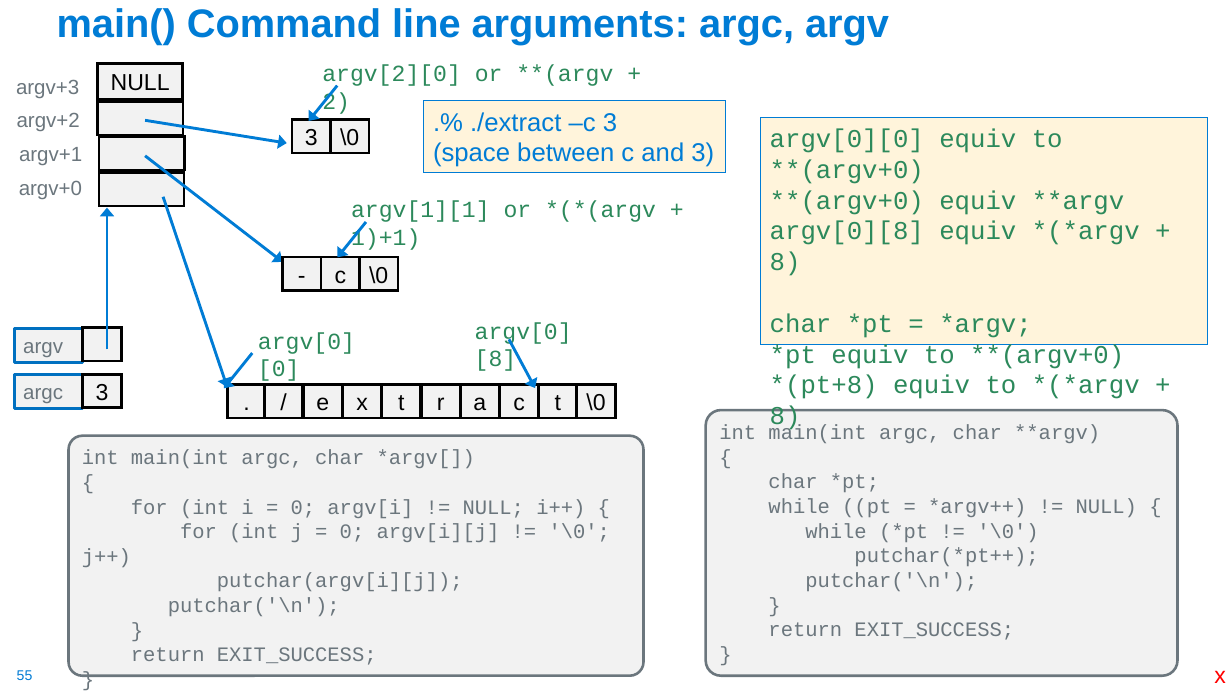
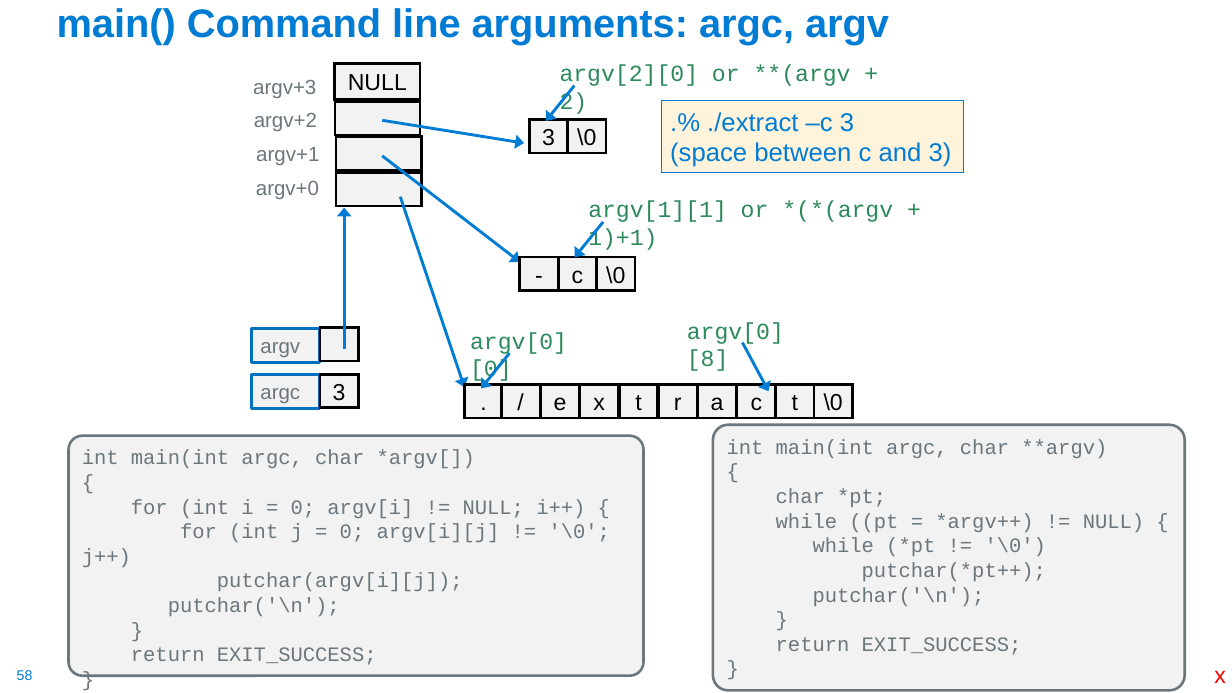
Before and after one commit to cse30-fa22/Muller_CSE30_Lecture_Slides, a slide deck: slide 58 of 03_C_Part2.pptx (slide 55 before the commit). Drawn at 1232x693 pixels with LibreOffice and Linux fonts; fonts in the diff are those of the drawing. Boxes give left, top, right and bottom in pixels: in the first picture for what was removed or moved away, otherwise in the second. Text is boxed around its words. In the diff, an @@ line names an element or a change of style, - is before the commit and + after.

```diff
--- a/03_C_Part2.pptx
+++ b/03_C_Part2.pptx
@@ rectangle removed at box(761, 117, 1208, 345) @@
-argv[0][0] equiv to **(argv+0)
-**(argv+0) equiv **argv
-argv[0][8] equiv *(*argv + 8)
-char *pt = *argv;
-*pt equiv to **(argv+0)
-*(pt+8) equiv to *(*argv + 8)
@@ 6 rectangles, 3 texts, 3 arrows: place and size @@
-6 rectangles, 3 texts, 3 arrows at box(17, 64, 613, 418)
+6 rectangles, 3 texts, 3 arrows at box(254, 64, 851, 418)
@@ 18 rectangles, 3 texts, 3 arrows: place and size @@
-18 rectangles, 3 texts, 3 arrows at box(14, 64, 726, 418)
+18 rectangles, 3 texts, 3 arrows at box(251, 64, 963, 418)
@@ text "argv[0][0]": place and size @@
-text "argv[0][0]" at box(258, 332, 355, 384)
+text "argv[0][0]" at box(470, 332, 567, 384)
@@ text "argv[0][8]": place and size @@
-text "argv[0][8]" at box(475, 322, 572, 371)
+text "argv[0][8]" at box(687, 322, 784, 371)
@@ arrow moved from (252, 353) - (224, 388) to (509, 353) - (482, 388) @@
@@ arrow moved from (509, 339) - (535, 388) to (742, 343) - (769, 391) @@
@@ rounded rectangle "int main(int argc, char **argv)": place and size @@
-rounded rectangle "int main(int argc, char **argv)" at box(706, 410, 1178, 676)
+rounded rectangle "int main(int argc, char **argv)" at box(714, 425, 1186, 690)
@@ page number at box(17, 670, 33, 680): text changed @@
-55
+58
```
Also in this commit, not shown: 11 other slides changed, 4 slides added, 3 slides removed, 1 other file.
